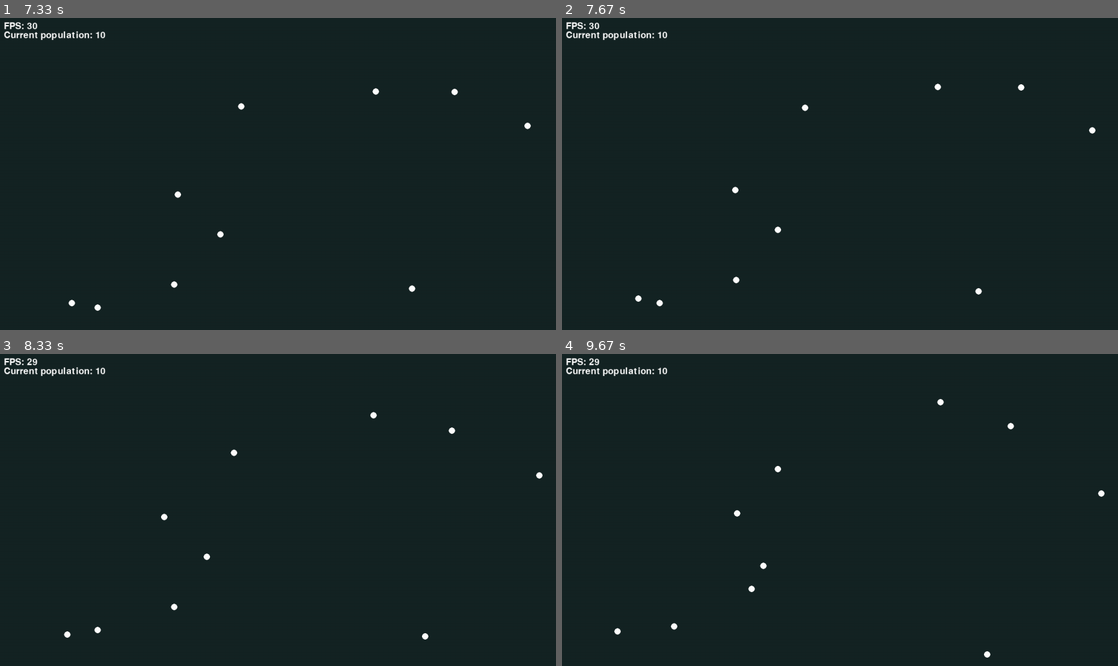
Above: before the commit, frames 1-4 (two rows, left to right).
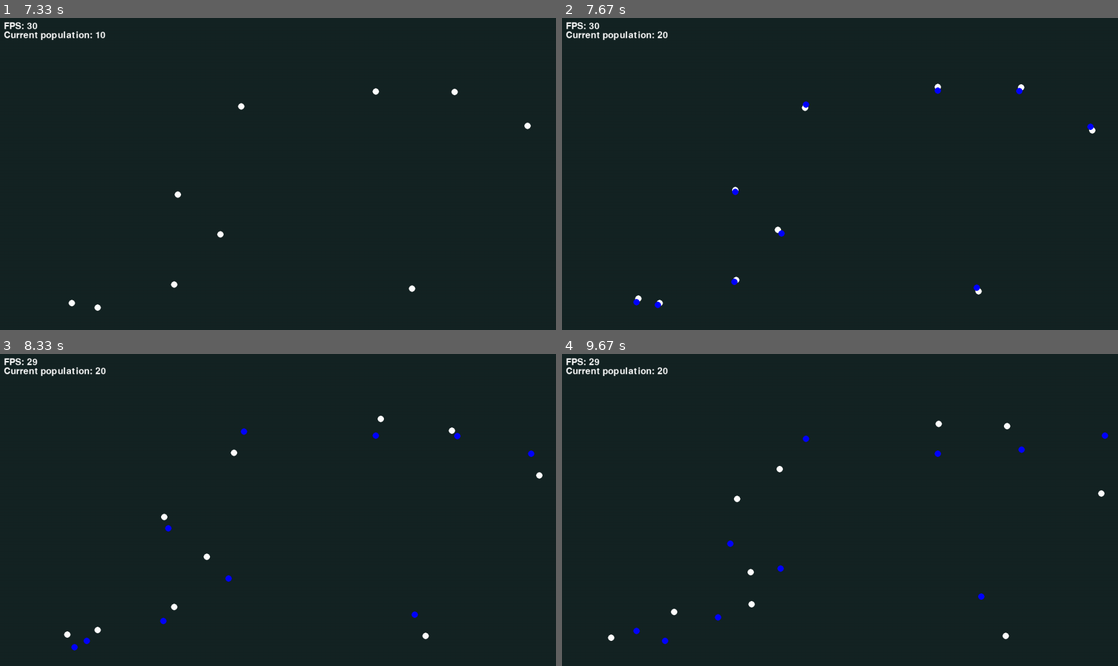
Above: after the commit, the same moments.

Repository: darceno/lifebox-simulator
Game: pygame game, started from src/main.py
Same seed, same stepped clock (60 frames per second), same inputs: the game is played once before the commit and once after it.
Inputs:
- Up to frame 1 (7.33 s): no input
- Up to frame 2 (7.67 s): no input
- Up to frame 3 (8.33 s): no input
- Up to frame 4 (9.67 s): no input

Frame 1 is identical in both runs. In frame 2, 0.2% of the frame differs, in the area x 12-96%, y 4-93%; in frame 3, 0.3%; in frame 4, 0.6%, in the area x 8-99%, y 4-98%.

Commit message:
Create asexual reproduction feature

Diff:
--- a/src/main.py
+++ b/src/main.py
@@ -74,6 +74,12 @@
             self.energy += 1
             self.nutrients = 0
 
+    def asexual_reproduction(self):
+        if self.energy >= len(self.genome) + 1:
+            offspring = Organism(self.x, self.y, "blue", self.genome)
+            simulation.spawn_offsprings(offspring)
+            self.energy -= len(self.genome)
+
     def universal_abilities(self):
         self.draw()
 
@@ -81,6 +87,8 @@
         self.move()
         if "CR" in self.genome:
             self.CR_energy_balance()
+        if "RA" in self.genome:
+            self.asexual_reproduction()
 
     def collision_abilities(self, organism2):
         pass
@@ -95,6 +103,9 @@
             for i in range(STARTING_POPULATION):
                 organism = Organism(random.randint(20, WIDTH_SIZE-20), random.randint(20, HEIGHT_SIZE-20), STARTING_COLOR, ["CR", "RA"])
                 self.organisms.append(organism)
+
+    def spawn_offsprings(self, offspring):
+        self.organisms.append(offspring)
 
     def check_collisions(self):
         for i in range(len(self.organisms)):
